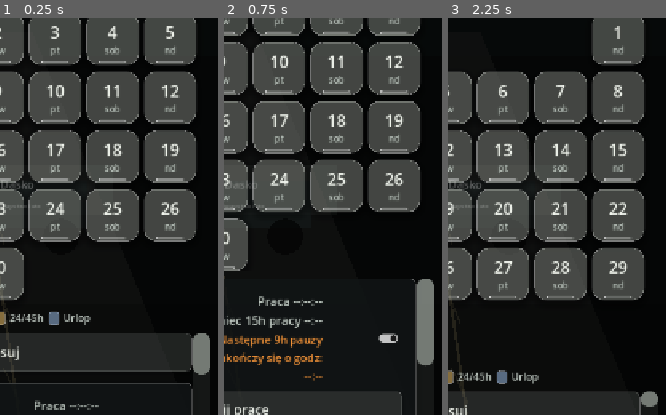
Above: before the commit, frames 1-3 (left to right).
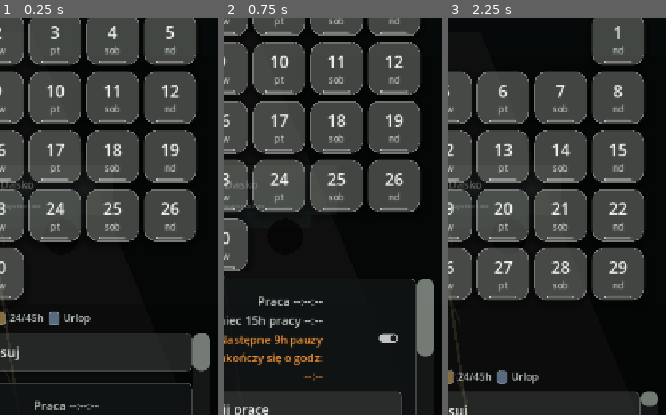
Above: after the commit, the same moments.

Repository: ElKlient/IDOL-Genesis
Game: Godot game, scene res://scenes/main.tscn
The game is run twice, just before and just after one commit, with the same random seed, the same clock (stepped at 60 frames per second) and the same inputs.
Inputs:
- Up to frame 1 (0.25 s): no input
- Up to frame 2 (0.75 s): click "Zapisz i zamknij" at 0.5 s
- Up to frame 3 (2.25 s): click "Cofnij" at 1.25 s; click "<" at 2 s
The pictures show only the part of the screen within x 49-99%, y 46-96%; the shares and areas given below are measured in that part.

The runs differ from the first frame. In frame 1, less than 0.1% of the frame differs, in the area x 88-97%, y 87-90%; in frame 2, 0.2%, in the area x 88-97%, y 83-88%; in frame 3, less than 0.1%.

Commit message:
Add pause timer clear button

Diff:
--- a/scripts/main.gd
+++ b/scripts/main.gd
@@ -137,6 +137,7 @@
 var pause_result_label: Label
 var day_action_dialog: AcceptDialog
 var work_finish_dialog: ConfirmationDialog
+var pause_clear_dialog: ConfirmationDialog
 var note_dialog: ConfirmationDialog
 var note_edit: TextEdit
 
@@ -456,6 +457,7 @@
 
 	_build_day_action_dialog()
 	_build_work_finish_dialog()
+	_build_pause_clear_dialog()
 	_build_note_dialog()
 
 
@@ -1099,6 +1101,12 @@
 	_prepare_control(pause_button, 22, 66)
 	pause_row.add_child(pause_button)
 
+	var clear_pause_button := Button.new()
+	clear_pause_button.text = "Kasuj czas"
+	_connect_day_tool_tap(clear_pause_button, Callable(self, "_on_clear_pause_pressed"))
+	_prepare_control(clear_pause_button, 20, 56)
+	day_tools_body.add_child(clear_pause_button)
+
 	pause_result_label = _make_label("", 19, Color(0.62, 0.92, 0.64))
 	pause_result_label.autowrap_mode = TextServer.AUTOWRAP_WORD_SMART
 	pause_result_label.horizontal_alignment = HORIZONTAL_ALIGNMENT_RIGHT
@@ -1212,6 +1220,23 @@
 	_prepare_control(ok_button, 18, 48)
 
 	var cancel_button := work_finish_dialog.get_cancel_button()
+	cancel_button.text = "Nie"
+	_prepare_control(cancel_button, 18, 48)
+
+
+func _build_pause_clear_dialog() -> void:
+	pause_clear_dialog = ConfirmationDialog.new()
+	pause_clear_dialog.title = "Kasuj czas"
+	pause_clear_dialog.dialog_text = "Czy na pewno chcesz skasować czas pauzy?"
+	pause_clear_dialog.confirmed.connect(_confirm_clear_pause_time)
+	pause_clear_dialog.add_theme_stylebox_override("panel", _dialog_style())
+	add_child(pause_clear_dialog)
+
+	var ok_button := pause_clear_dialog.get_ok_button()
+	ok_button.text = "Tak"
+	_prepare_control(ok_button, 18, 48)
+
+	var cancel_button := pause_clear_dialog.get_cancel_button()
 	cancel_button.text = "Nie"
 	_prepare_control(cancel_button, 18, 48)
 
@@ -4057,6 +4082,27 @@
 	_save_settings_to_disk()
 
 
+func _on_clear_pause_pressed() -> void:
+	if pause_start_unix <= 0:
+		return
+
+	if pause_clear_dialog != null:
+		pause_clear_dialog.popup_centered()
+		return
+
+	_confirm_clear_pause_time()
+
+
+func _confirm_clear_pause_time() -> void:
+	if pause_start_unix <= 0:
+		return
+
+	_capture_undo_state()
+	pause_start_unix = 0
+	_update_pause_result()
+	_save_settings_to_disk()
+
+
 func _update_pause_result() -> void:
 	if pause_result_label == null:
 		return
